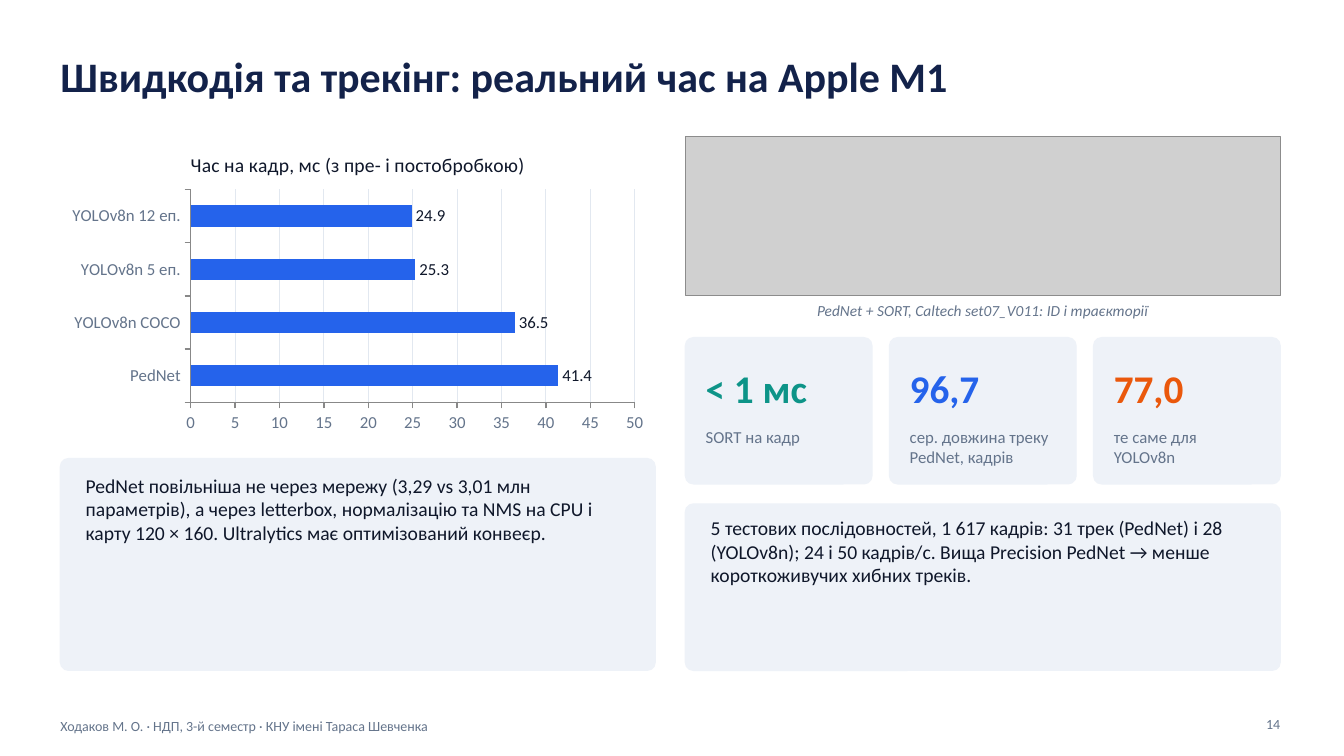
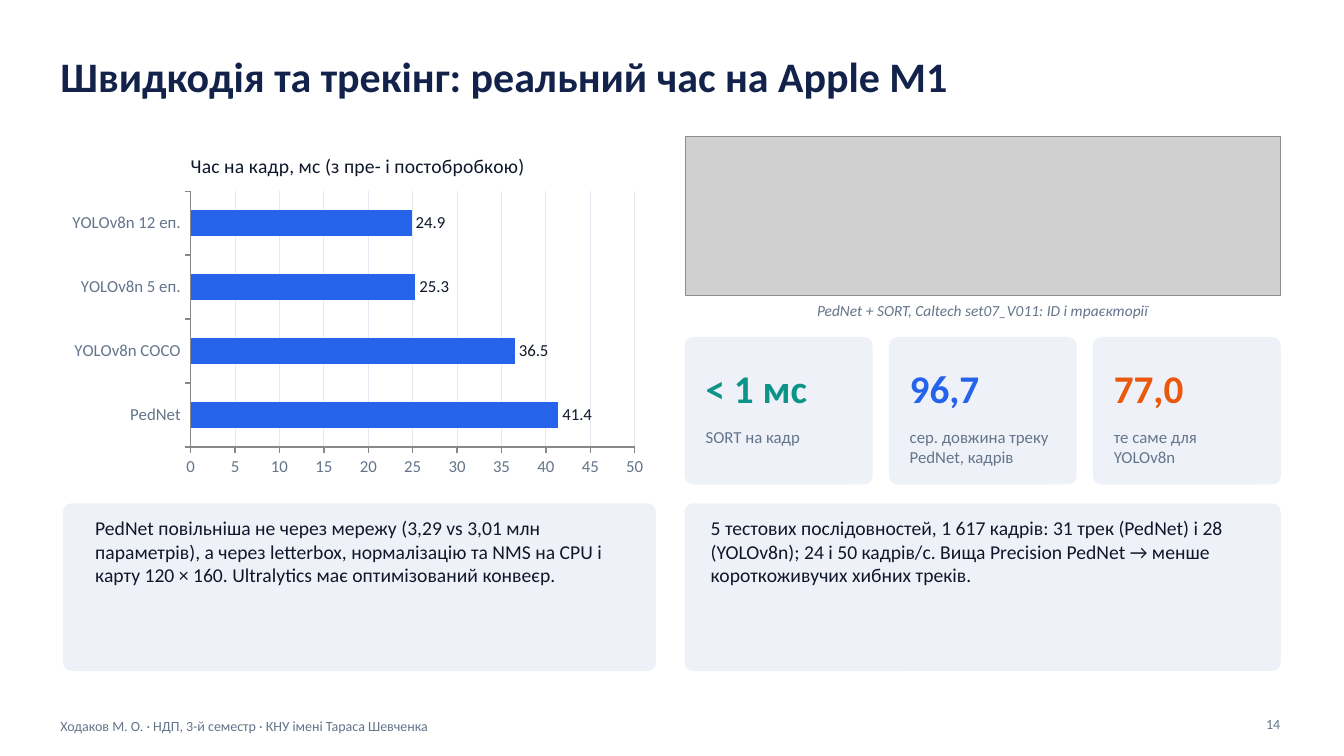
Before and after one commit to maksymkhodakov/ImageRecognitionProject, a slide deck: slide 14 of Презентація_НДП_3сем_Ходаков_Детекція_Пішоходів.pptx. Drawn at 1344x756 pixels with LibreOffice and Linux fonts; fonts in the diff are those of the drawing; grey boxes stand for pictures. Boxes give left, top, right and bottom in pixels: in the first picture for what was removed or moved away, otherwise in the second. Text is boxed around its words. In the diff, an @@ line names an element or a change of style, - is before the commit and + after.

```diff
--- a/Презентація_НДП_3сем_Ходаков_Детекція_Пішоходів.pptx
+++ b/Презентація_НДП_3сем_Ходаков_Детекція_Пішоходів.pptx
@@ bar chart resized from (x1=60, y1=136, x2=655, y2=439) to (x1=60, y1=136, x2=655, y2=484) @@
@@ rounded rectangle resized from (x1=60, y1=459, x2=655, y2=670) to (x1=64, y1=504, x2=655, y2=670) @@
@@ rounded rectangle at (x1=64, y1=504, x2=655, y2=670): proportions changed @@
@@ text "PedNet повільніша не через мережу ..." moved from (x1=86, y1=479, x2=592, y2=543) to (x1=95, y1=521, x2=601, y2=585) @@
```
Also in this commit, not shown: 5 other slides changed, 2 slides added, 1 other file.
